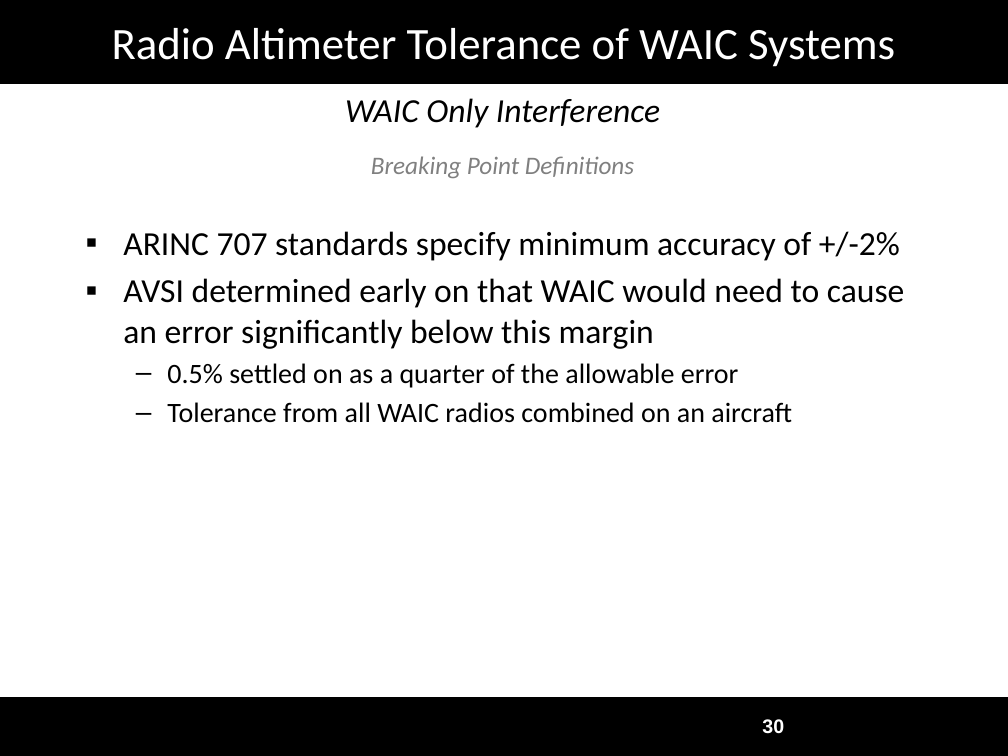
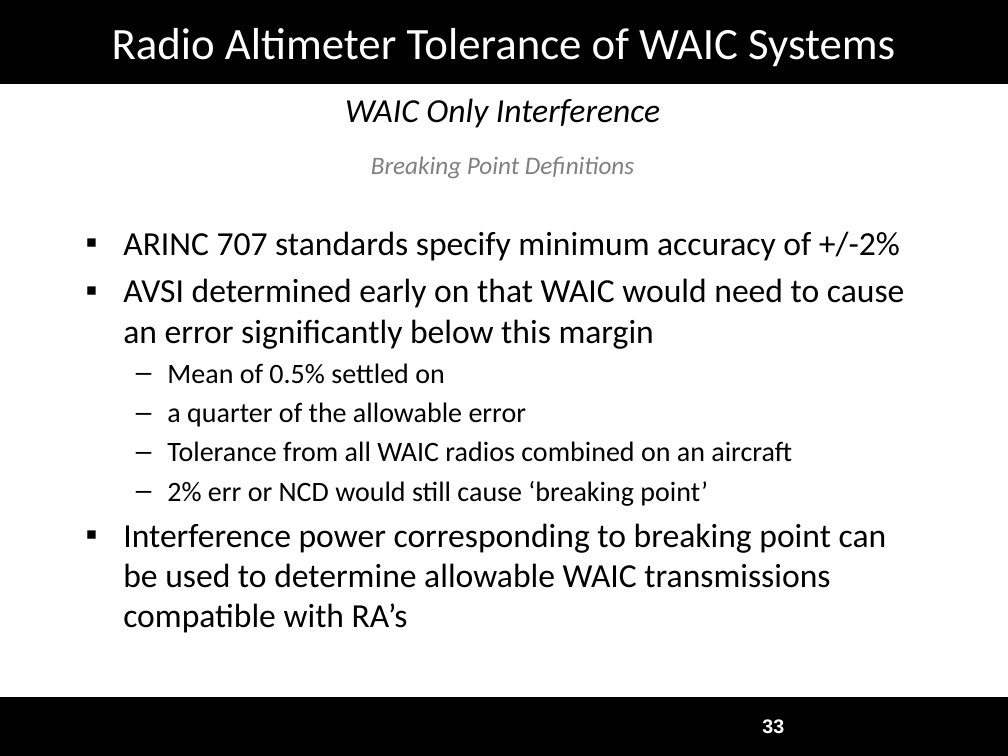
Before and after one commit to joshruff/masters_thesis, a slide deck: slide 33 of data/Defense_Presentation.pptx (slide 30 before the commit). Drawn at 1008x756 pixels with LibreOffice and Linux fonts; fonts in the diff are those of the drawing; background and template pictures are left out. Boxes give left, top, right and bottom in pixels: in the first picture for what was removed or moved away, otherwise in the second. Text is boxed around its words. In the diff, an @@ line names an element or a change of style, - is before the commit and + after.

```diff
--- a/data/Defense_Presentation.pptx
+++ b/data/Defense_Presentation.pptx
@@ text at bbox=[167, 363, 527, 427]: text changed @@
-  – 0.5% settled on as a quarter of the allowable error
+  – Mean of 0.5% settled on
+  – a quarter of the allowable error
@@ text at bbox=[123, 481, 887, 633]: paragraphs added @@
+  – 2% err or NCD would still cause ‘breaking point’
+▪ Interference power corresponding to breaking point can be used to determine allowable WAIC transmissions compatible with RA’s
@@ page number at bbox=[762, 719, 784, 734]: text changed @@
-30
+33
```
Also in this commit, not shown: 38 other slides changed, 3 slides added, 1 slide removed, 3 other files.
